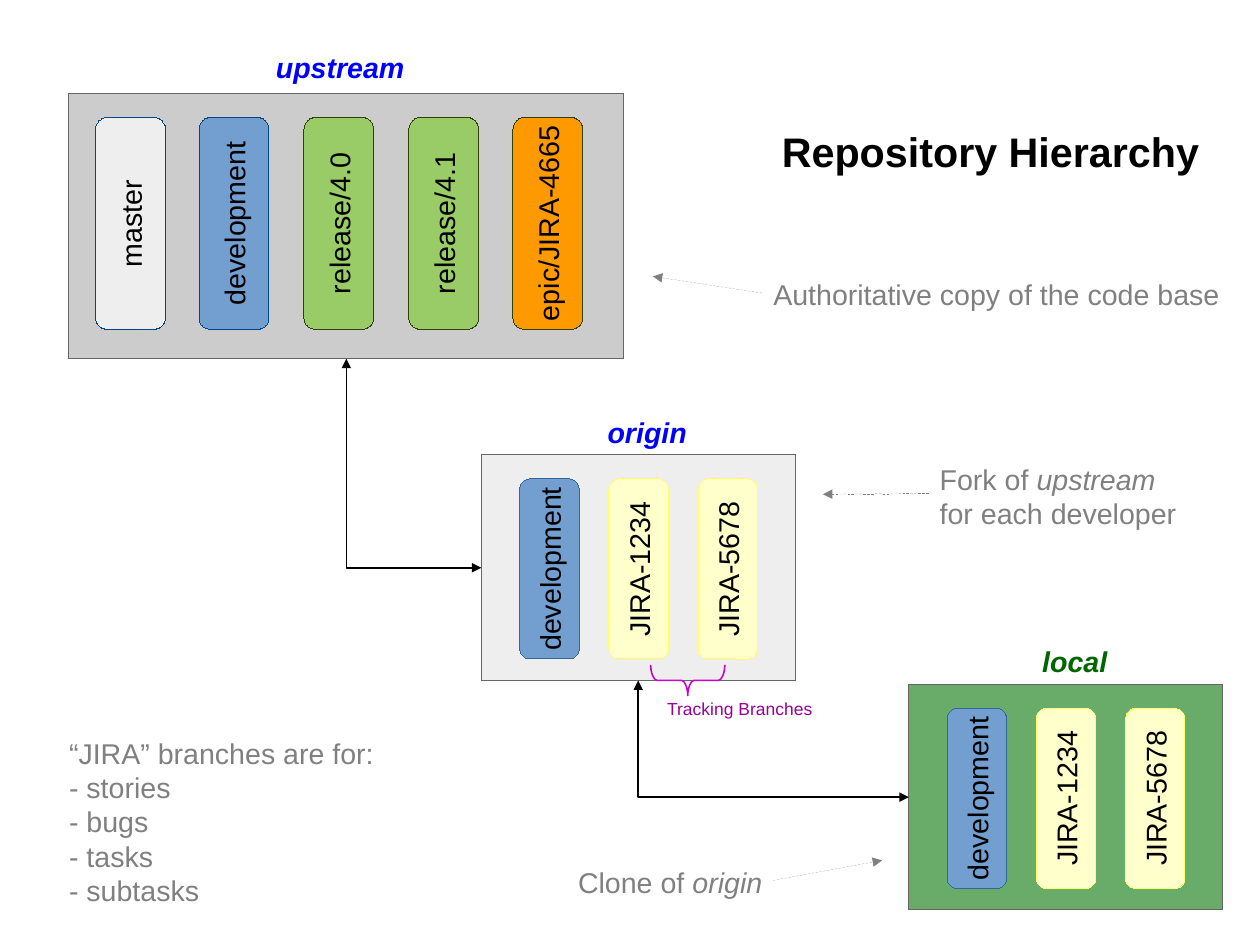
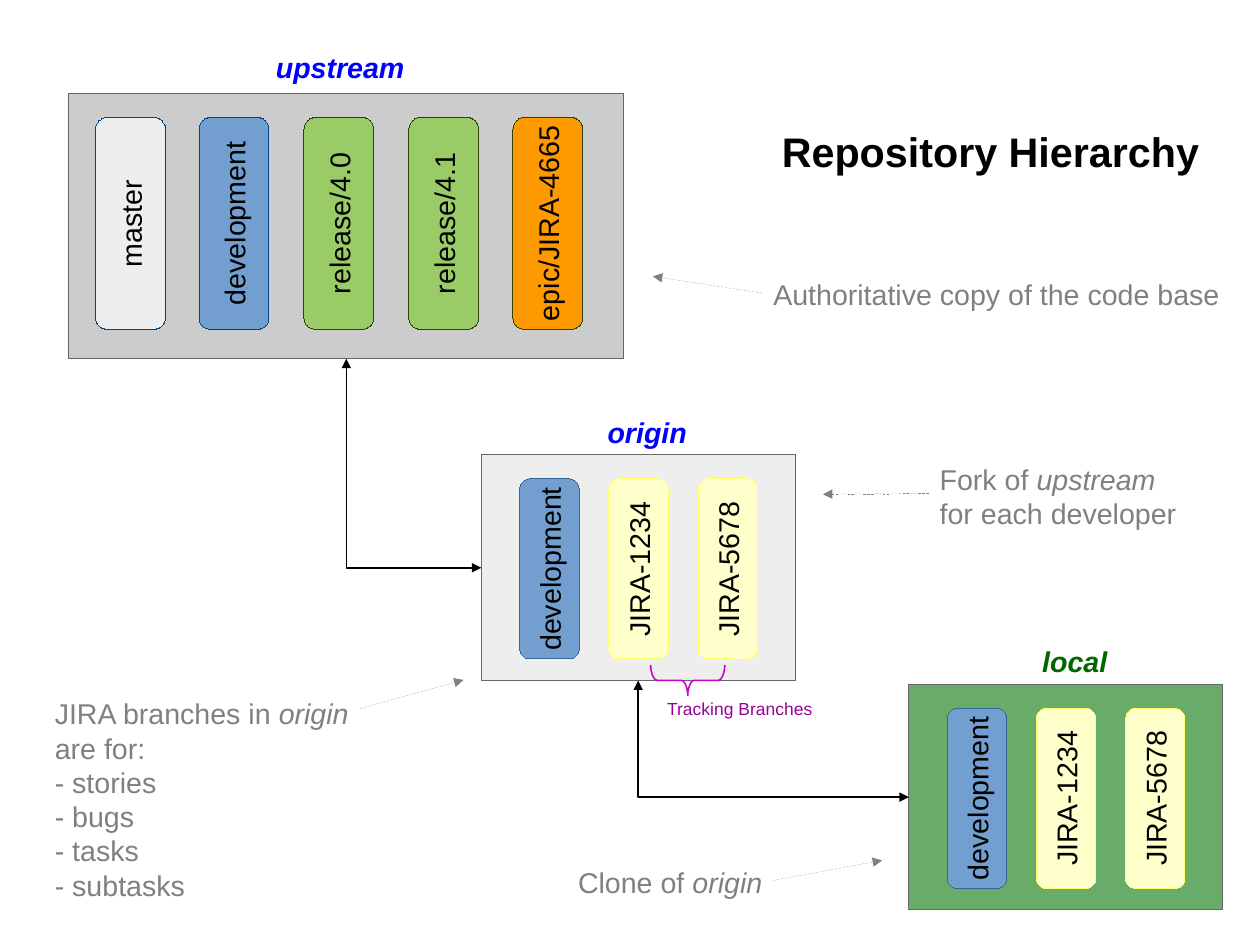
Before and after one commit to SiliconValleyOffice/GitHelp, a slide deck: slide 1 of Documents/RepositoryManagement.odp. Drawn at 1260x945 pixels with LibreOffice and Linux fonts; fonts in the diff are those of the drawing. Boxes give left, top, right and bottom in pixels: in the first picture for what was removed or moved away, otherwise in the second. Text is boxed around its words. In the diff, an @@ line names an element or a change of style, - is before the commit and + after.

```diff
--- a/Documents/RepositoryManagement.odp
+++ b/Documents/RepositoryManagement.odp
@@ arrow added from (360, 709) to (464, 680), #808080 0 pt @@
@@ text "JIRA branches in origin": place and size @@
-text "JIRA branches in origin" at [69, 743, 373, 901]
+text "JIRA branches in origin" at [55, 703, 349, 896]
@@ text at [55, 703, 349, 759]: text changed @@
-“JIRA” branches are for:
+JIRA branches in origin
+are for:
```
Also in this commit, not shown: 1 other file.
